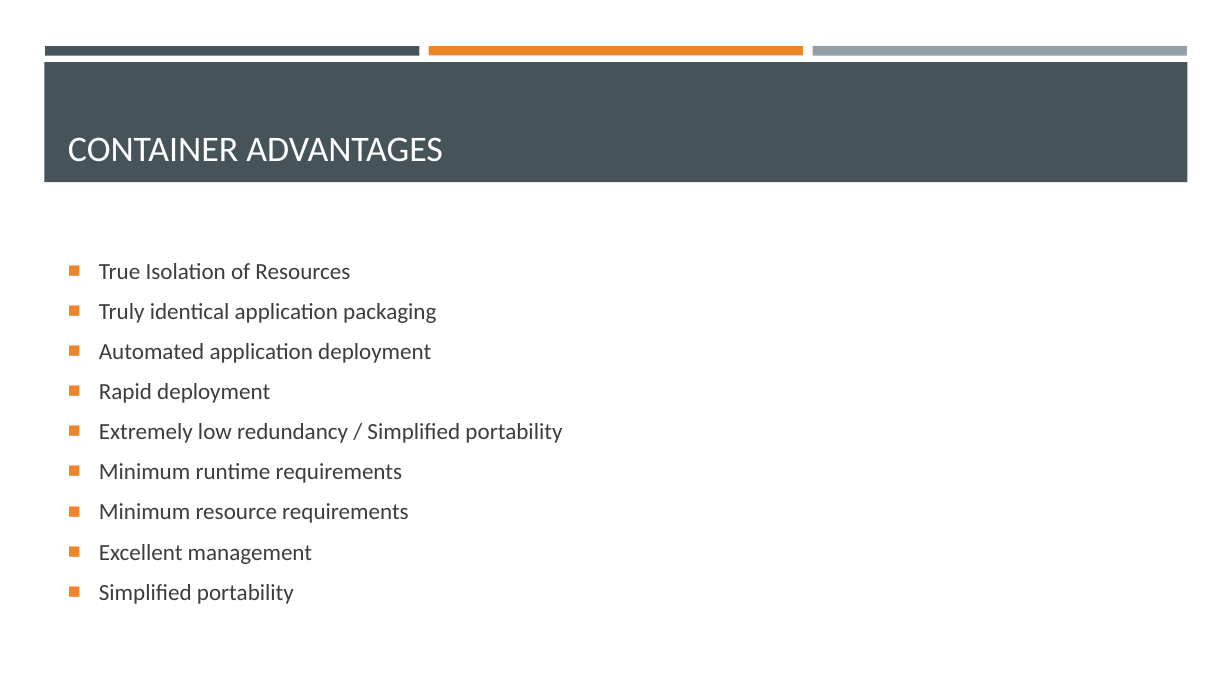
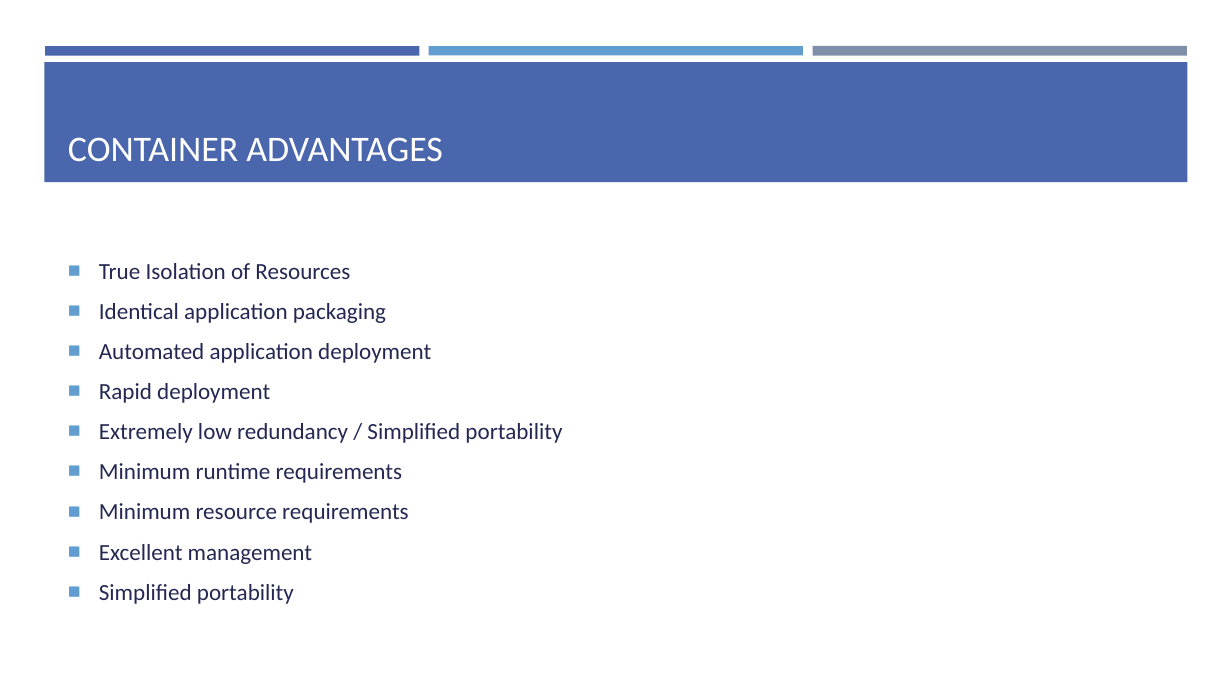
Before and after one commit to EnterpriseProductsLP/introduction-to-docker, a slide deck: slide 25 of presentation/presentation.pptx. Drawn at 1232x693 pixels with LibreOffice and Linux fonts; fonts in the diff are those of the drawing. Boxes give left, top, right and bottom in pixels: in the first picture for what was removed or moved away, otherwise in the second. Text is boxed around its words. In the diff, an @@ line names an element or a change of style, - is before the commit and + after.

```diff
--- a/presentation/presentation.pptx
+++ b/presentation/presentation.pptx
@@ rectangle at box(45, 46, 420, 55): fill #465359 to #4A66AC @@
@@ rectangle at box(429, 46, 803, 55): fill #ED8428 to #629DD1 @@
@@ rectangle at box(812, 46, 1187, 56): fill #969FA7 to #7F8FA9 @@
@@ rectangle at box(44, 62, 1188, 182): fill #465359 to #4A66AC @@
@@ text at box(99, 263, 562, 604): text colour #3D3D3D to #242852 in "True Isolation of Resources", "Automated application deployment", "Rapid deployment", "Extremely low redundancy / Simplified portability" and 4 more places; bullet colour #ED8428 to #629DD1 @@
@@ text at box(99, 303, 386, 323): text changed; text colour #3D3D3D to #242852 @@
-■ Truly identical application packaging
+■ Identical application packaging
```
Also in this commit, not shown: 39 other slides changed, 1 slide added, 1 other file.
